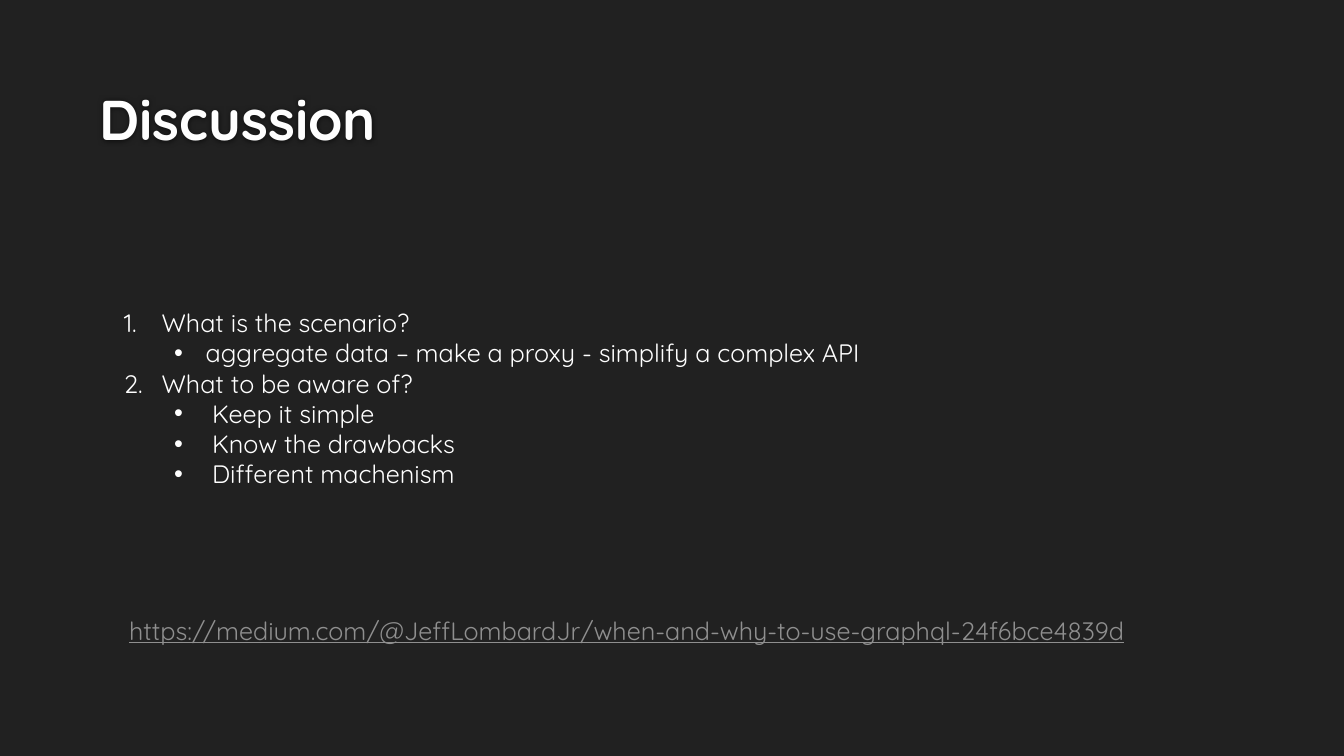
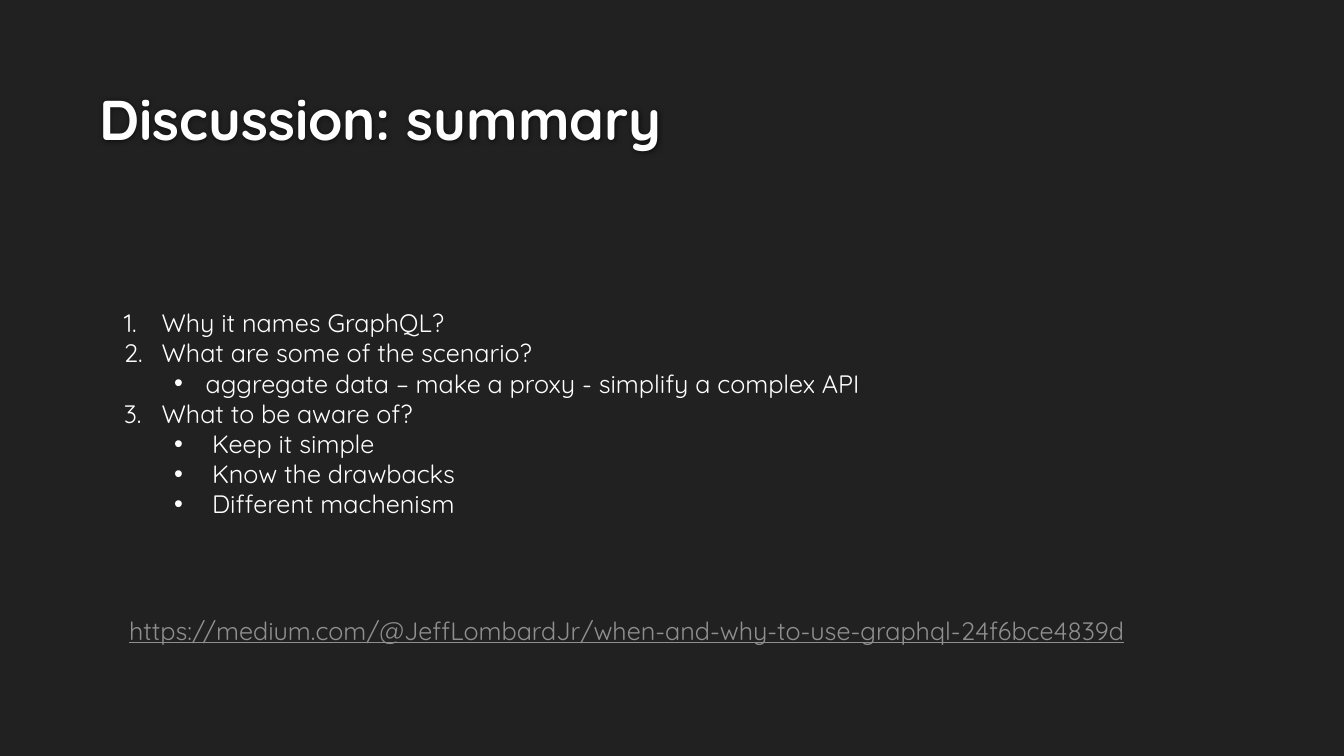
Before and after one commit to QimingChen/spring_graphql, a slide deck: slide 11 of example3/graphql.pptx. Drawn at 1344x756 pixels with LibreOffice and Linux fonts; fonts in the diff are those of the drawing; background and template pictures are left out. Boxes give left, top, right and bottom in pixels: in the first picture for what was removed or moved away, otherwise in the second. Text is boxed around its words. In the diff, an @@ line names an element or a change of style, - is before the commit and + after.

```diff
--- a/example3/graphql.pptx
+++ b/example3/graphql.pptx
@@ title at <box>99,99,662,151</box>: text changed @@
-Discussion
+Discussion: summary
@@ text at <box>162,313,532,363</box>: text changed @@
-1. What is the scenario?
+1. Why it names GraphQL?
+2. What are some of the scenario?
```
Also in this commit, not shown: 7 other slides changed.
